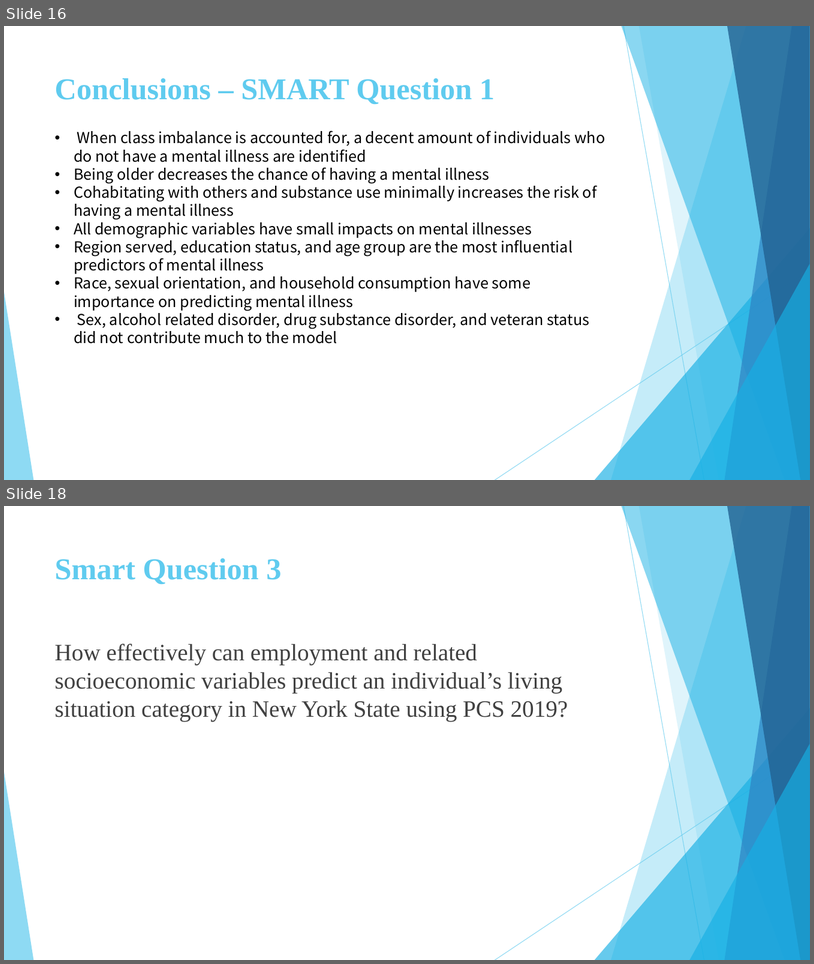
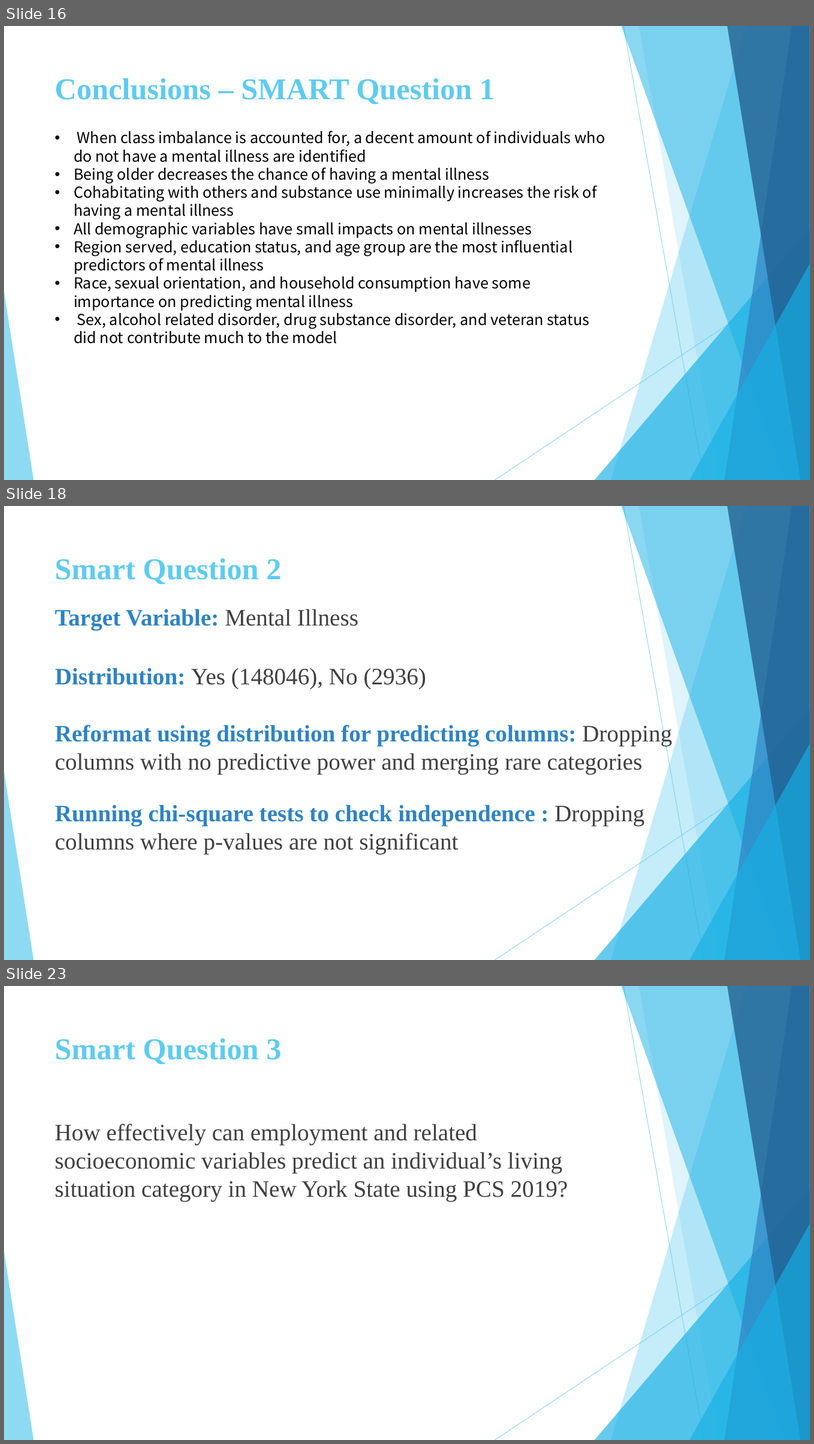
Before and after one commit to daniasalman6/Project-Data-Mining, a slide deck: Presentation/Final_Presentation.pptx. Shown one above the other, each under a label of ours: slides 16 and 18 before the commit, slides 16, 18 and 23 after it; the slides between them are not shown. The pictures are 814x964 and 814x1444 pixels, drawn with LibreOffice and Linux fonts; fonts in the diff are those of the drawing. Boxes give left, top, right and bottom in pixels: in the first picture for what was removed or moved away, otherwise in the second. Text is boxed around its words. In the diff, an @@ line names an element or a change of style, - is before the commit and + after.

```diff
--- a/Presentation/Final_Presentation.pptx
+++ b/Presentation/Final_Presentation.pptx
@@ slide 18 added at (4, 506, 810, 960), background #FFFFFF; not listed: 10 template elements that a slide beside it also shows @@
@@ title added at (55, 558, 281, 584), 36 pt, text #5FCBEF, bold @@
+Smart Question 2
@@ text added at (55, 609, 359, 630), 28 pt, text #2E83C3, bold @@
+Target Variable: Mental Illness
@@ text added at (55, 667, 426, 689), 28 pt, text #404040 @@
+Distribution: Yes (148046), No (2936)
@@ text added at (55, 723, 672, 774), 28 pt, text #404040 @@
+Reformat using distribution for predicting columns: Dropping columns with no predictive power and merging rare categories
@@ text added at (55, 804, 645, 853), 28 pt, text #404040 @@
+Running chi-square tests to check independence : Dropping columns where p-values are not significant
@@ what was slide 18 is now slide 23 @@
```
Also in this commit, not shown: 2 slides changed, 4 other slides added, 1 other file.
